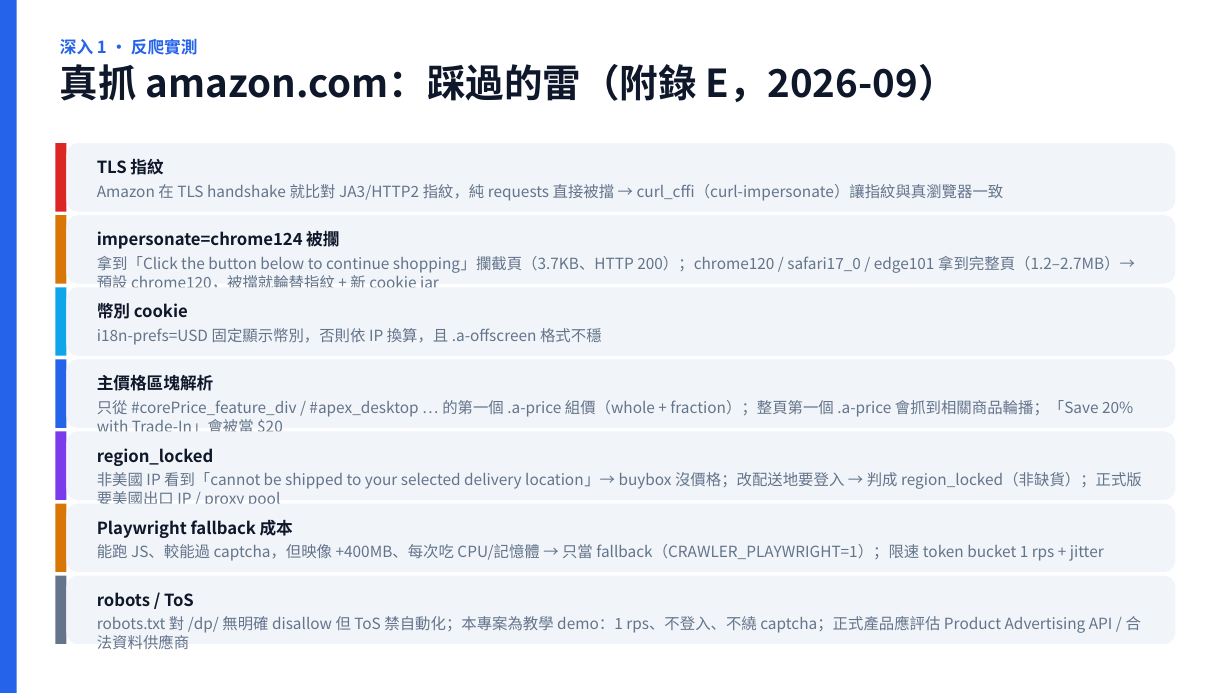
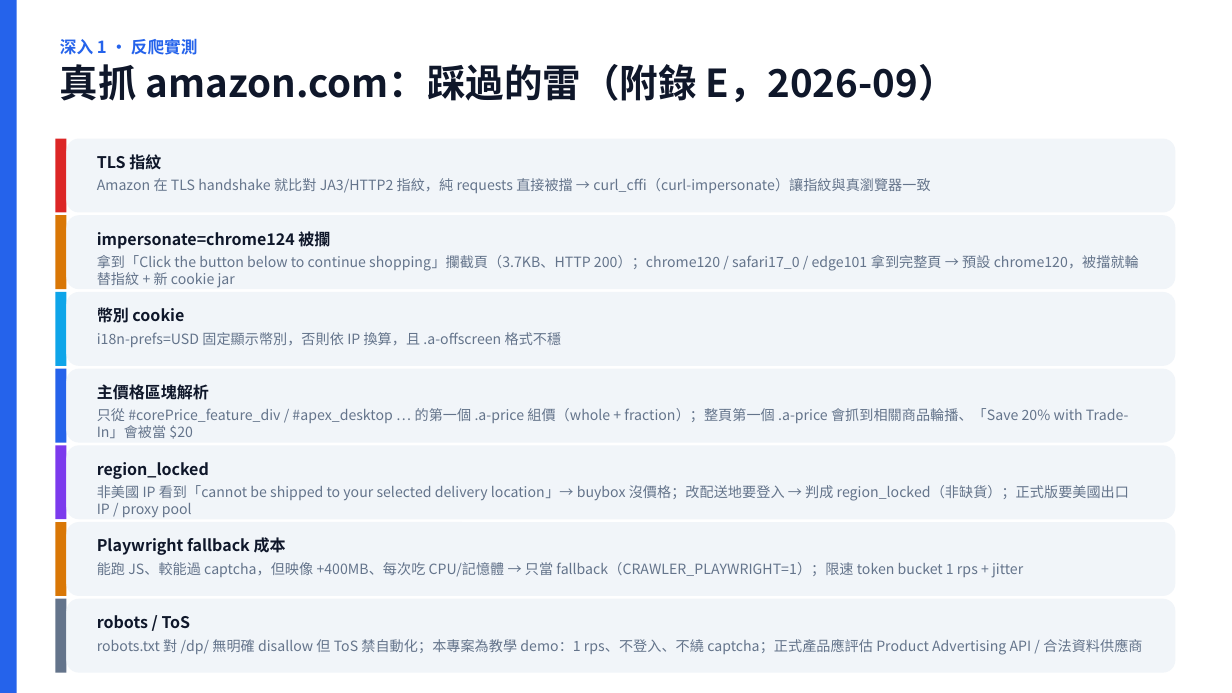
Before and after one commit to scolley31/system-design-demo, a slide deck: slide 10 of Amazon price tracking service/Amazon_Price_Tracking_Service.pptx. Drawn at 1232x693 pixels with LibreOffice and Linux fonts; fonts in the diff are those of the drawing. Boxes give left, top, right and bottom in pixels: in the first picture for what was removed or moved away, otherwise in the second. Text is boxed around its words. In the diff, an @@ line names an element or a change of style, - is before the commit and + after.

```diff
--- a/Amazon price tracking service/Amazon_Price_Tracking_Service.pptx
+++ b/Amazon price tracking service/Amazon_Price_Tracking_Service.pptx
@@ rectangle resized from (x1=55, y1=143, x2=67, y2=212) to (x1=55, y1=139, x2=67, y2=213) @@
@@ rounded rectangle resized from (x1=67, y1=143, x2=1176, y2=212) to (x1=67, y1=139, x2=1176, y2=213) @@
@@ text "TLS 指紋" at (x1=97, y1=154, x2=930, y2=193): size 13 to 12.5 pt in "TLS 指紋"; size 12 to 11 pt @@
@@ rectangle resized from (x1=55, y1=215, x2=67, y2=284) to (x1=55, y1=215, x2=67, y2=289) @@
@@ rounded rectangle resized from (x1=67, y1=215, x2=1176, y2=284) to (x1=67, y1=215, x2=1176, y2=289) @@
@@ text at (x1=97, y1=229, x2=330, y2=250): size 13 to 12.5 pt in "impersonate=chrome124 被攔" @@
@@ text at (x1=97, y1=255, x2=1139, y2=288): text changed; size 12 to 11 pt @@
-拿到「Click the button below to continue shopping」攔截頁（3.7KB、HTTP 200）；chrome120 / safari17_0 / edge101 拿到完整頁（1.2–2.7MB）→ 預設 chrome120，被擋就輪替指紋 + 新 cookie jar
+拿到「Click the button below to continue shopping」攔截頁（3.7KB、HTTP 200）；chrome120 / safari17_0 / edge101 拿到完整頁 → 預設 chrome120，被擋就輪替指紋 + 新 cookie jar
@@ rectangle resized from (x1=55, y1=287, x2=67, y2=356) to (x1=55, y1=292, x2=67, y2=366) @@
@@ rounded rectangle resized from (x1=67, y1=287, x2=1176, y2=356) to (x1=67, y1=292, x2=1176, y2=366) @@
@@ text "幣別 cookie" at (x1=97, y1=307, x2=562, y2=347): size 13 to 12.5 pt in "幣別 cookie"; size 12 to 11 pt in "i18n-prefs=USD 固定顯示幣別，否則依 IP 換算，且 .a-offscreen 格式不穩" @@
@@ rectangle resized from (x1=55, y1=360, x2=67, y2=428) to (x1=55, y1=369, x2=67, y2=443) @@
@@ rounded rectangle resized from (x1=67, y1=360, x2=1176, y2=428) to (x1=67, y1=369, x2=1176, y2=443) @@
@@ text "主價格區塊解析" moved from (x1=97, y1=375, x2=1133, y2=432) to (x1=97, y1=384, x2=1128, y2=439) @@
@@ text at (x1=97, y1=384, x2=209, y2=400): size 13 to 12.5 pt in "主價格區塊解析" @@
@@ text at (x1=97, y1=408, x2=1128, y2=439): text changed; size 12 to 11 pt @@
-只從 #corePrice_feature_div / #apex_desktop … 的第一個 .a-price 組價（whole + fraction）；整頁第一個 .a-price 會抓到相關商品輪播；「Save 20% with Trade-In」會被當 $20
+只從 #corePrice_feature_div / #apex_desktop … 的第一個 .a-price 組價（whole + fraction）；整頁第一個 .a-price 會抓到相關商品輪播、「Save 20% with Trade-In」會被當 $20
@@ rectangle resized from (x1=55, y1=432, x2=67, y2=500) to (x1=55, y1=445, x2=67, y2=519) @@
@@ rounded rectangle resized from (x1=67, y1=432, x2=1176, y2=500) to (x1=67, y1=445, x2=1176, y2=519) @@
@@ text "region_locked" moved from (x1=97, y1=448, x2=1142, y2=504) to (x1=97, y1=462, x2=1129, y2=517) @@
@@ text "region_locked" at (x1=97, y1=462, x2=1129, y2=517): size 13 to 12.5 pt in "region_locked"; size 12 to 11 pt in "非美國 IP 看到「cannot be shipped to your ..." @@
@@ rectangle resized from (x1=55, y1=504, x2=67, y2=572) to (x1=55, y1=522, x2=67, y2=596) @@
@@ rounded rectangle resized from (x1=67, y1=504, x2=1176, y2=572) to (x1=67, y1=522, x2=1176, y2=596) @@
@@ text "Playwright fallback 成本" moved from (x1=97, y1=519, x2=1104, y2=561) to (x1=97, y1=537, x2=1023, y2=578) @@
@@ text "Playwright fallback 成本" at (x1=97, y1=537, x2=1023, y2=578): size 13 to 12.5 pt in "Playwright fallback 成本"; size 12 to 11 pt in "能跑 JS、較能過 captcha，但映像 +400MB、每次吃 CPU/記憶體 → 只當 ..." @@
@@ rectangle resized from (x1=55, y1=576, x2=67, y2=644) to (x1=55, y1=599, x2=67, y2=673) @@
@@ rounded rectangle resized from (x1=67, y1=576, x2=1176, y2=644) to (x1=67, y1=599, x2=1176, y2=673) @@
@@ text "robots / ToS" moved from (x1=97, y1=592, x2=1141, y2=649) to (x1=97, y1=615, x2=1142, y2=655) @@
@@ text "robots / ToS" at (x1=97, y1=615, x2=1142, y2=655): size 13 to 12.5 pt in "robots / ToS"; size 12 to 11 pt @@
```
Also in this commit, not shown: 5 other slides changed, 2 other files.
